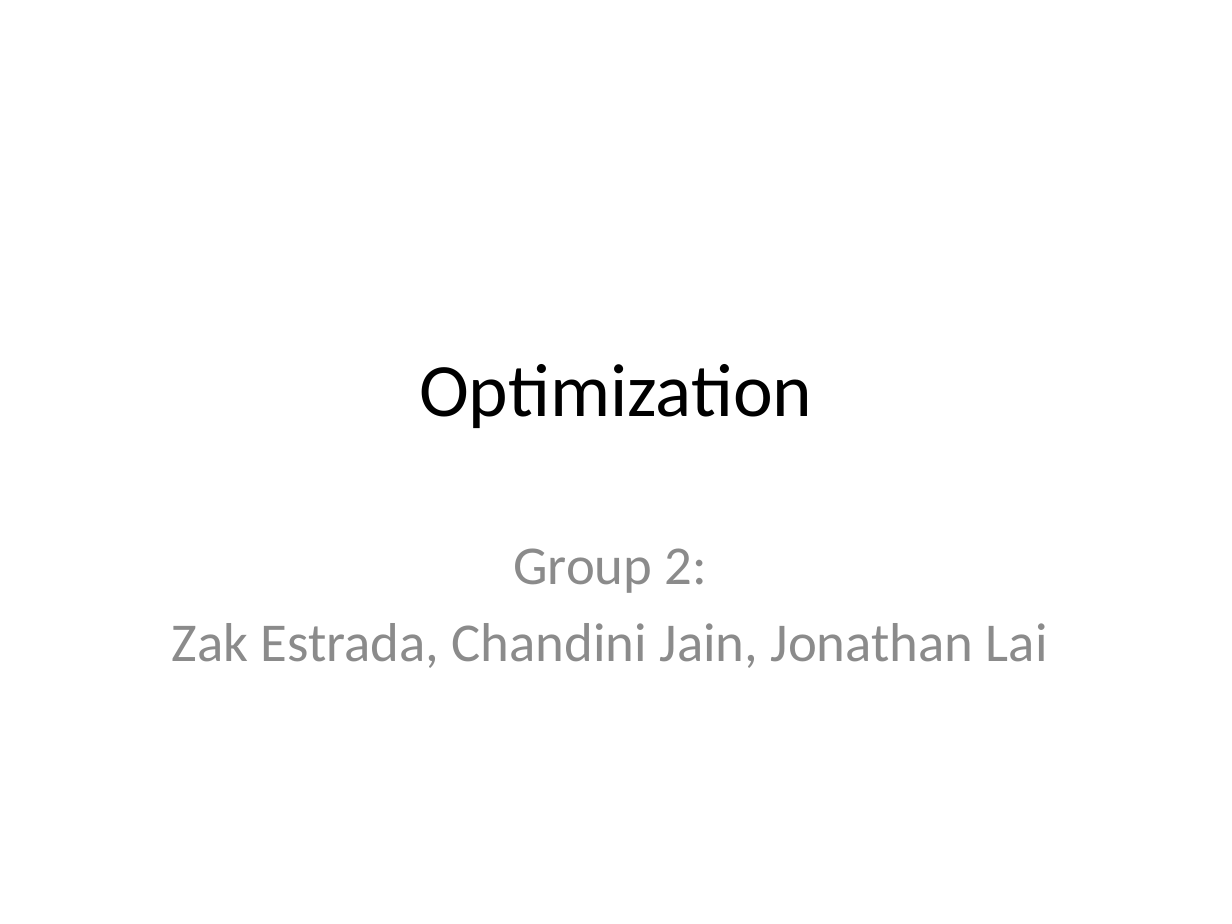
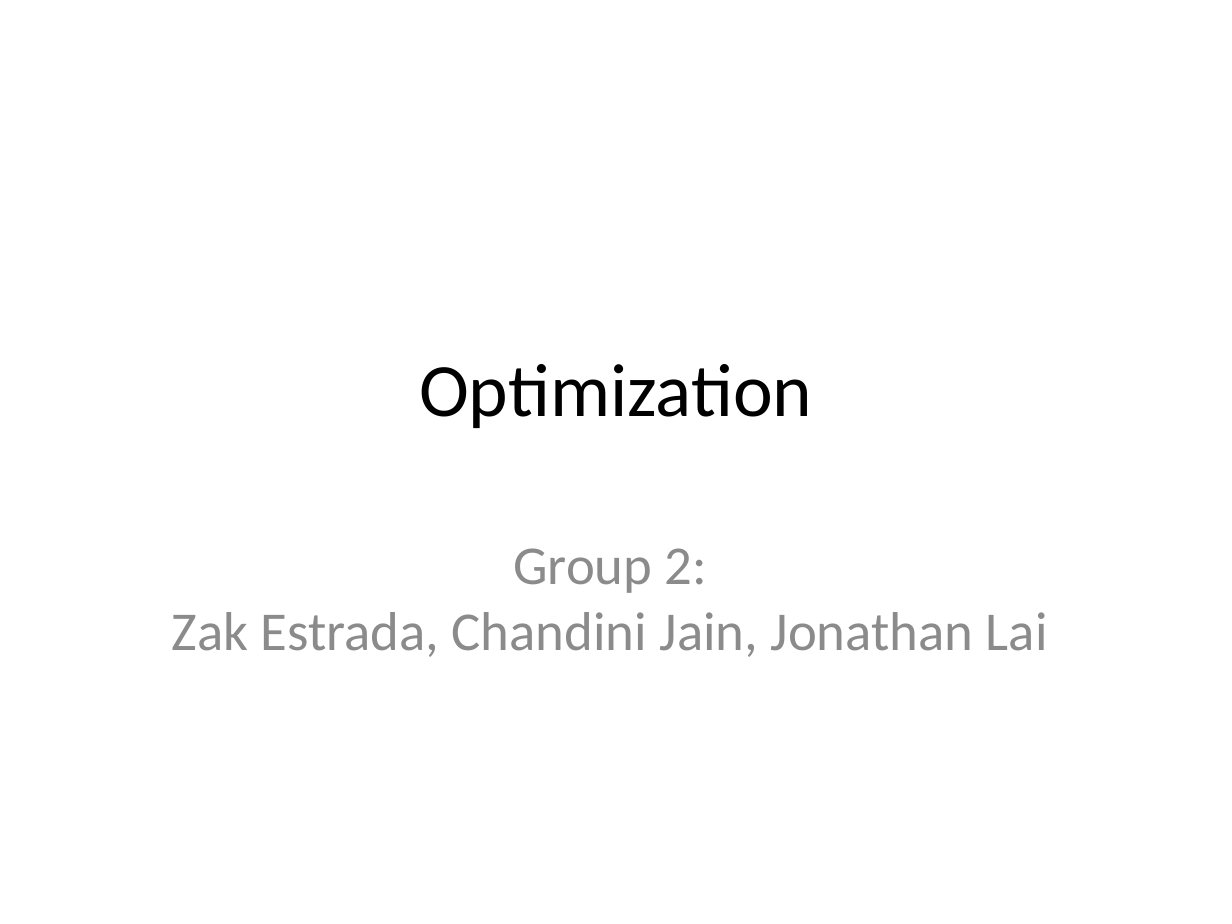
Before and after one commit to zestrada/atomicscalesimulationgroup2, a slide deck: slide 1 of Presentation/FinalPresentation.pptx. Drawn at 1232x924 pixels with LibreOffice and Linux fonts; fonts in the diff are those of the drawing. Boxes give left, top, right and bottom in pixels: in the first picture for what was removed or moved away, otherwise in the second. Text is boxed around its words. In the diff, an @@ line names an element or a change of style, - is before the commit and + after.

```diff
--- a/Presentation/FinalPresentation.pptx
+++ b/Presentation/FinalPresentation.pptx
@@ text "Group 2:" at bbox=[172, 548, 1048, 657]: text colour #8C8C8C to #8B8B8B; less space between paragraphs @@
```
Also in this commit, not shown: 10 other slides changed, 6 other files.
